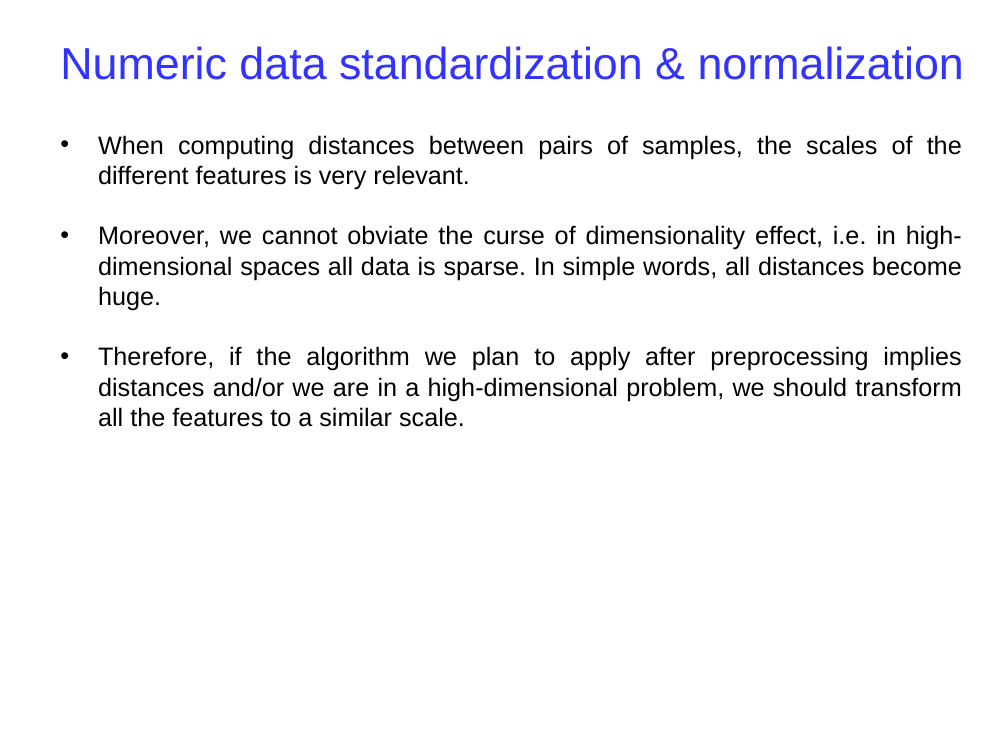
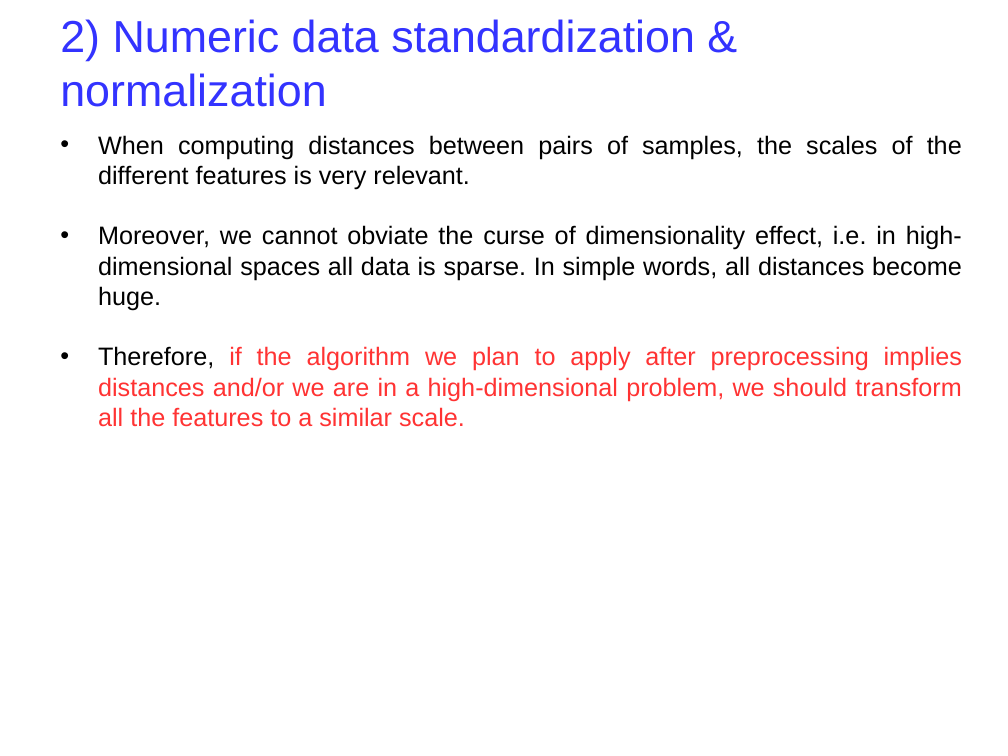
Before and after one commit to ceelch/Introduction_ML_2018_BCAM, a slide deck: slide 21 of Preprocessing_2019/Slides/Preprocessing-2019.odp. Drawn at 1008x756 pixels with LibreOffice and Linux fonts; fonts in the diff are those of the drawing; background and template pictures are left out. Boxes give left, top, right and bottom in pixels: in the first picture for what was removed or moved away, otherwise in the second. Text is boxed around its words. In the diff, an @@ line names an element or a change of style, - is before the commit and + after.

```diff
--- a/Preprocessing_2019/Slides/Preprocessing-2019.odp
+++ b/Preprocessing_2019/Slides/Preprocessing-2019.odp
@@ text at <box>60,19,695,107</box>: text changed @@
-Numeric data standardization & normalization
+2) Numeric data standardization & normalization
@@ text at <box>98,346,962,427</box>: text colour #000000 to #FF3333 in "if the algorithm we plan to apply ..." @@
```
Also in this commit, not shown: 23 other slides changed, 3 other files.
